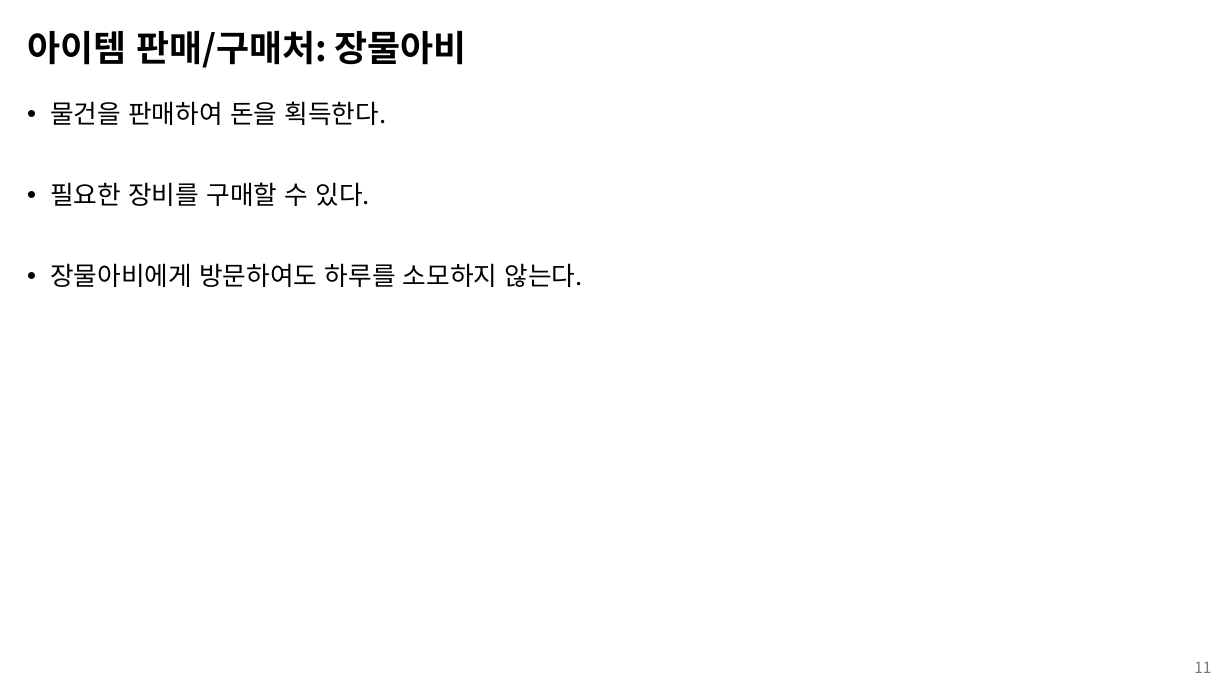
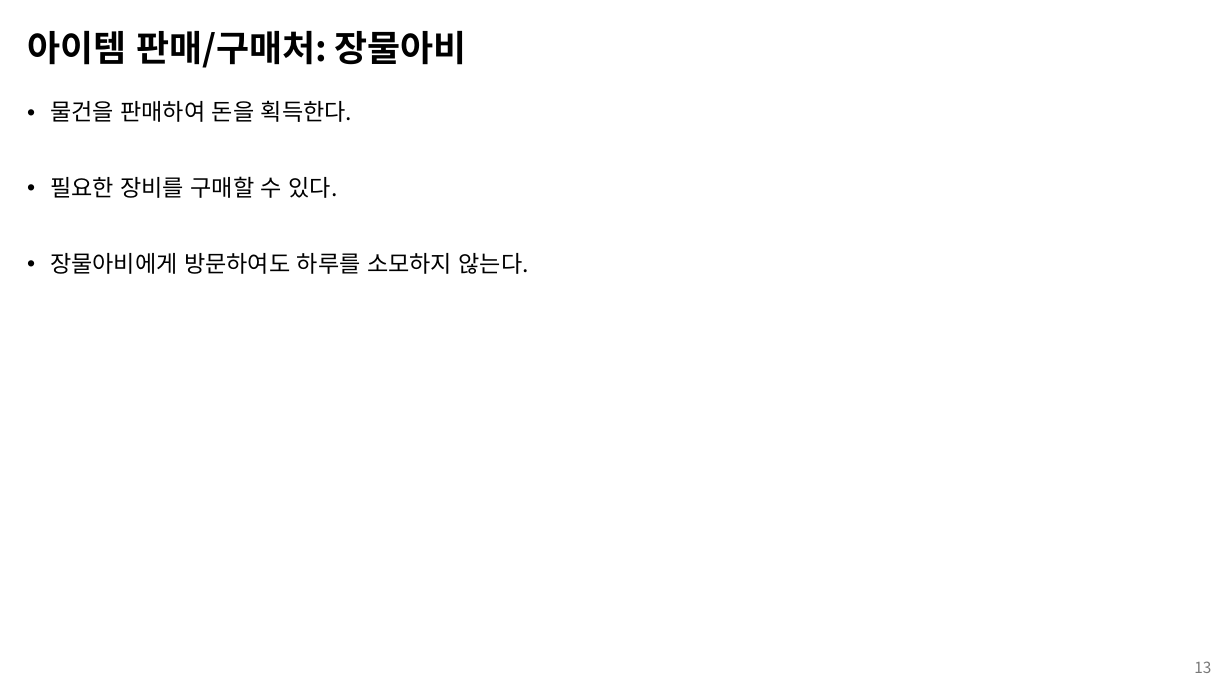
Before and after one commit to kimi5231/B1A2_project, a slide deck: slide 13 of 기획/SPACE ROBBER_기획서.pptx (slide 11 before the commit). Drawn at 1232x693 pixels with LibreOffice and Linux fonts; fonts in the diff are those of the drawing. Boxes give left, top, right and bottom in pixels: in the first picture for what was removed or moved away, otherwise in the second. Text is boxed around its words. In the diff, an @@ line names an element or a change of style, - is before the commit and + after.

```diff
--- a/기획/SPACE ROBBER_기획서.pptx
+++ b/기획/SPACE ROBBER_기획서.pptx
@@ text "물건을 판매하여 돈을 획득한다." at [50,100,529,274]: size 20 to 18 pt @@
@@ page number at [1194,661,1211,673]: text changed @@
-11
+13
```
Also in this commit, not shown: 14 other slides changed, 3 slides added.
